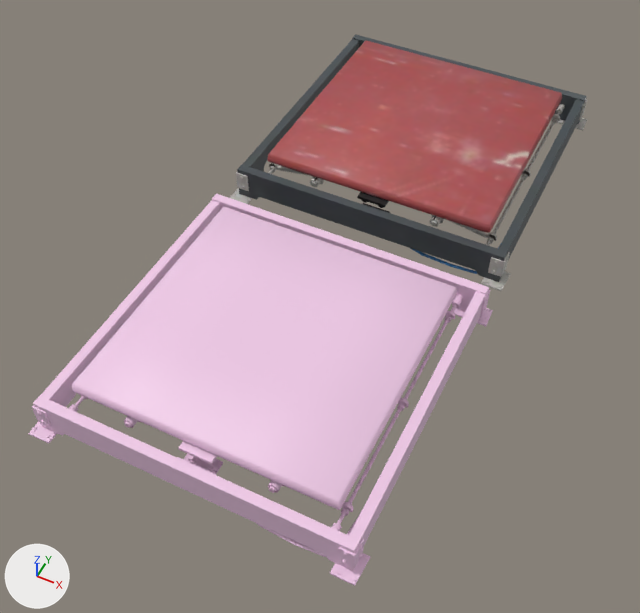
Before and after pictures for a commit that changed the Blender file models/editor/retro/floor_button/button.blend.
Rendered twice from a 50 mm lens placed at (84.0, -249.0, 208.0), pointed at (-3.0, -75.0, -9.0). Every picture has the same lights, and +X, +Y and +Z are marked at lower left.

Names of what the first picture shows: 'floor_button_editor', 'underground_floor_button_model'.
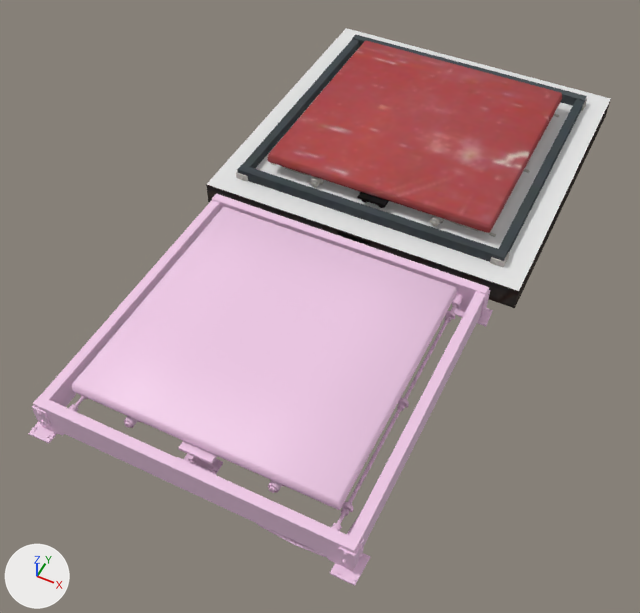
What differs and where, as boxes [x1, y1, x2, y2] in the pictures (640 x 613 px):
'floor_button_editor', recoloured: [230, 34, 587, 291] in both
'base_50s', added: after [206, 28, 611, 308]
    faces in mat_black_white_unlit (its picture is missing): [207, 28, 611, 291]
    faces in mat_floor_button (picture img_floor_button_editor_png): [206, 99, 611, 308]

The change, as a diff of the scene's bpy script:
```diff
--- a/models/editor/retro/floor_button/button.blend.py
+++ b/models/editor/retro/floor_button/button.blend.py
@@ mat_floor_button @@
+mat_floor_button = principled_material('floor_button')
+mat_floor_button.texture = img_floor_button_editor_png
+mat_floor_button.roughness = 0.393
+mat_floor_button.specular_ior_level = 0.0
@@ mat_black_white_unlit @@
+mat_black_white_unlit = principled_material('black_white_unlit')
+mat_black_white_unlit.base_color = (0.8, 0.8, 0.8)  # white #e7e7e7
+mat_black_white_unlit.roughness = 0.4
@@ me_underground_floor_button_model_001 @@
 me_underground_floor_button_model_001.from_pydata(...)  # 2038 vertices, 1395 faces; spans x -50.6..50.5, y -51.6..51.2, z 0.0..15.8
-me_underground_floor_button_model_001.materials.append(mat_button_retro)  # picture img_floor_button_editor_png
+me_underground_floor_button_model_001.materials.append(mat_floor_button)  # picture img_floor_button_editor_png
@@ me_plane @@
+me_plane.from_pydata(...)  # 20 vertices, 11 faces; spans x -56.0..56.0, y -56.0..56.0, z 0.0..8.0
+# faces by material slot: [10, 1]
+me_plane.materials.append(mat_floor_button)  # picture img_floor_button_editor_png
+me_plane.materials.append(mat_black_white_unlit)  # its picture is missing
@@ ob_base_50s @@
+ob_base_50s = bpy.data.objects.new('base_50s', me_plane)
+ob_base_50s.location = (0.0, 0.0, 0.0)
```
